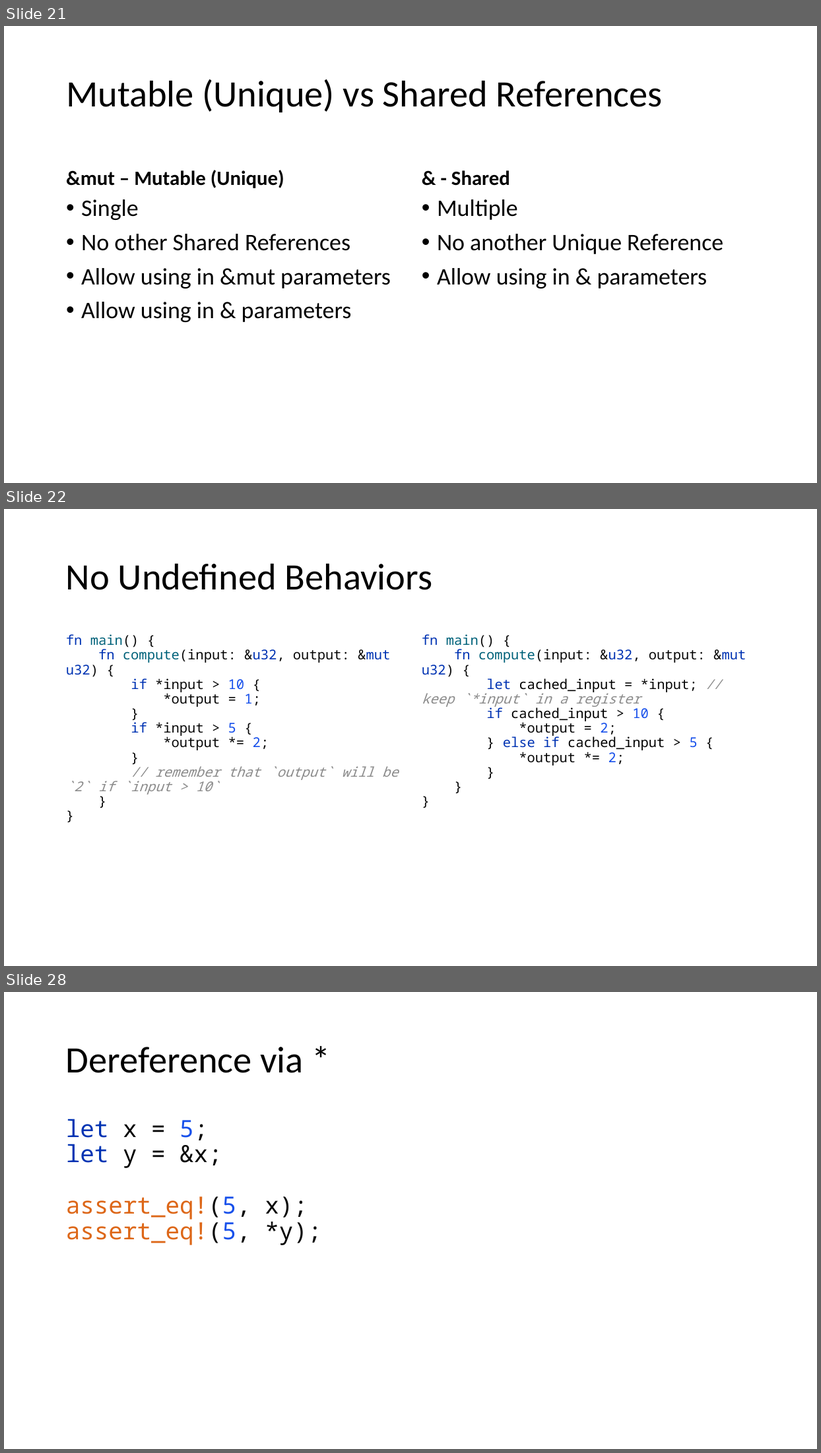
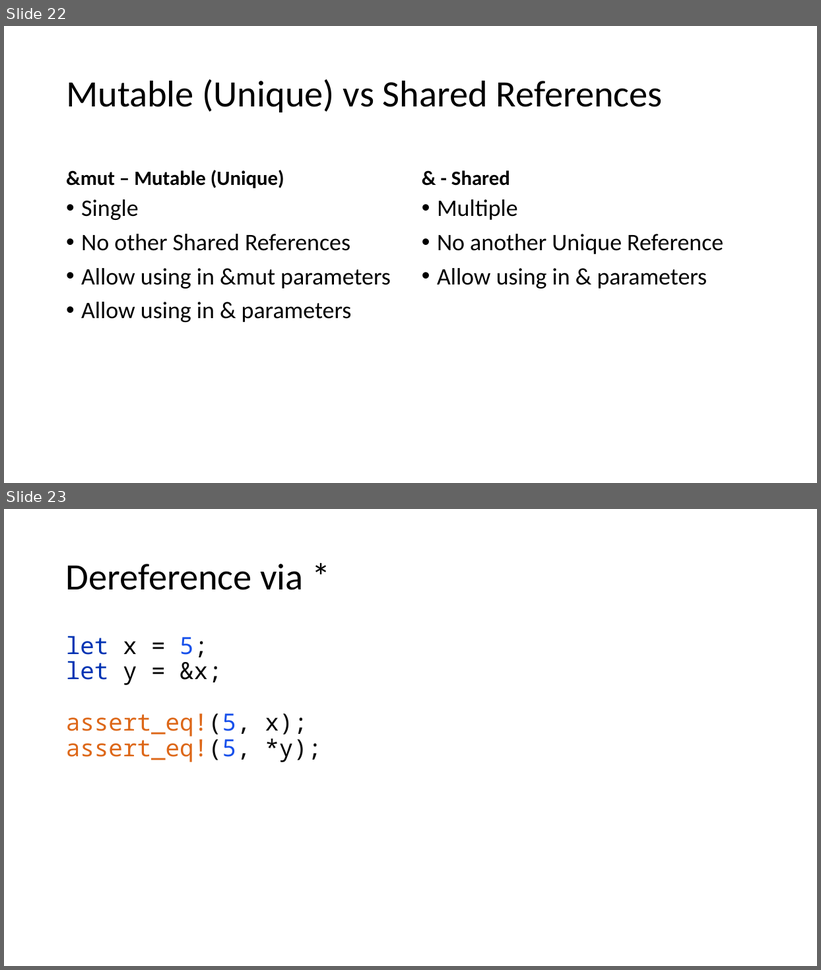
Before and after one commit to kugushev/course-rust-basics, a slide deck: pres/03-Ownership.pptx. Shown one above the other, each under a label of ours: slides 21, 22 and 28 before the commit, slides 22 and 23 after it; the slides between them are not shown. The pictures are 821x1453 and 821x970 pixels, drawn with LibreOffice and Linux fonts; fonts in the diff are those of the drawing. Boxes give left, top, right and bottom in pixels: in the first picture for what was removed or moved away, otherwise in the second. Text is boxed around its words. In the diff, an @@ line names an element or a change of style, - is before the commit and + after.

```diff
--- a/pres/03-Ownership.pptx
+++ b/pres/03-Ownership.pptx
@@ slide 22 removed at [4,509,817,966], background #FFFFFF @@
@@ title removed at [66,563,432,590] @@
-No Undefined Behaviors
@@ text removed at [66,634,399,795] @@
-fn main() {
-fn compute(input: &u32, output: &mut u32) {
-if *input > 10 {
-*output = 1;
-}
-if *input > 5 {
-*output *= 2;
-}
-// remember that `output` will be `2` if `input > 10`
-}
-}
@@ text removed at [422,634,746,766] @@
-fn main() {
-fn compute(input: &u32, output: &mut u32) {
-let cached_input = *input; // keep `*input` in a register
-if cached_input > 10 {
-*output = 2;
-} else if cached_input > 5 {
-*output *= 2;
-}
-}
-}
@@ what was slide 21 is now slide 22 @@
@@ what was slide 28 is now slide 23 @@
```
Also in this commit, not shown: 10 slides changed, 13 slides added, 10 other slides removed, 2 other files.
